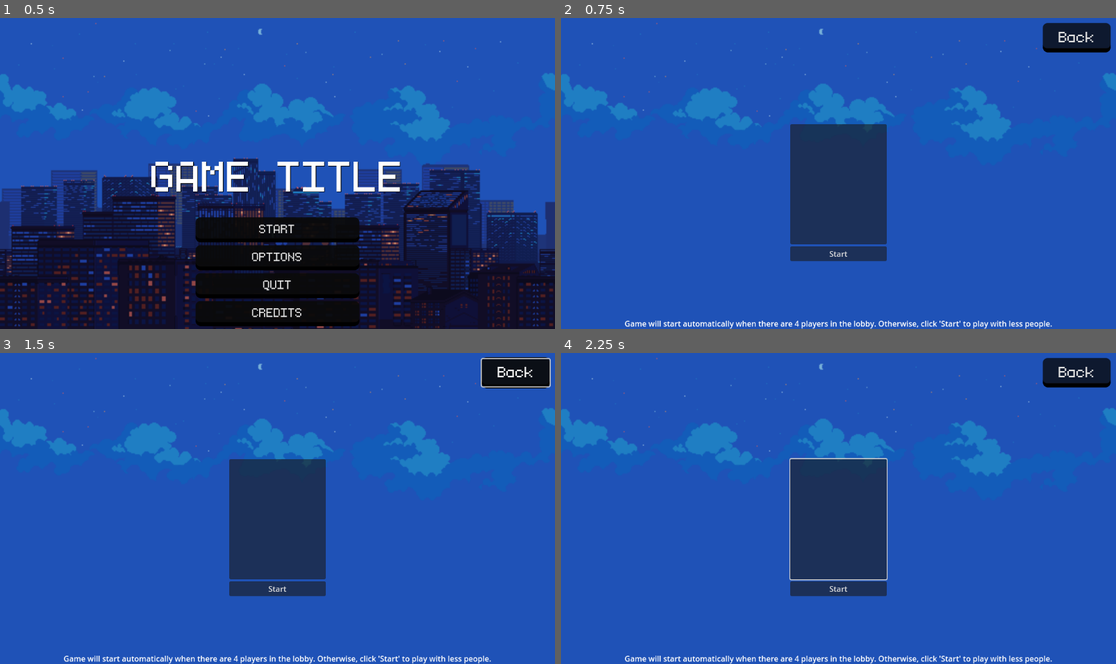
Above: before the commit, frames 1-4 (two rows, left to right).
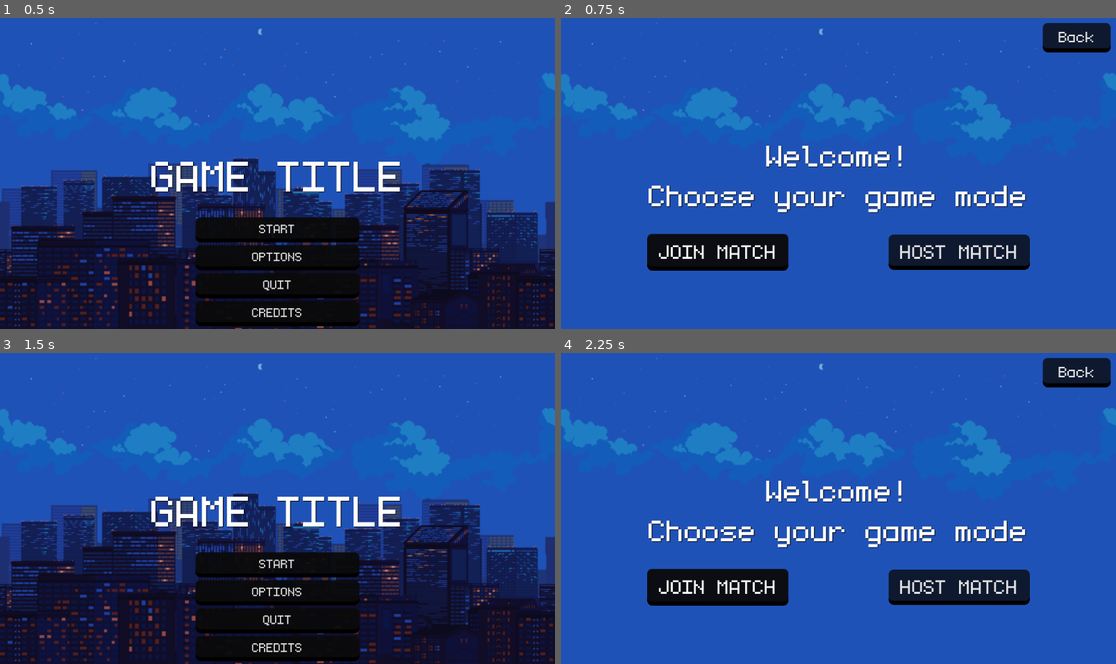
Above: after the commit, the same moments.

Repository: ChrisJacobs2/490-Senior-Capstone
Game: Godot game, scene res://start_menu.tscn
Two runs of this game, one before a commit and one after it. Both use one fixed random seed, a clock stepped at 60 frames per second and the inputs below. The engine's default icon, where the game draws it, is replaced by a stand-in: a white triangle on a blue panel in a dark square.
Inputs (mouse positions are in pixels of both pictures, inside the frame that each line leads up to):
- Up to frame 1 (0.5 s): no input
- Up to frame 2 (0.75 s): click "START" at 0.5 s
- Up to frame 3 (1.5 s): click "Back" at 1.25 s
- Up to frame 4 (2.25 s): click (838, 564) at 2 s, where only the run after the commit has a clickable "START"

Frame 1 is identical in both runs. In frame 2, 16% of the frame differs, in the area x 11-89%, y 34-100%; in frame 3, 51%, in the area x 0-100%, y 1-100%; in frame 4, 16%.
Error before the commit: Parse Error: Too few arguments for "load_game()" call. Expected at least 1 but received 0. (res://lobby_menu.gd:121)

Commit message:
worked more on switching scenes. I am considering instancing the character selection scene in the lobby_menu scene

Diff:
--- a/Godot_Project/lobby_menu.gd
+++ b/Godot_Project/lobby_menu.gd
@@ -118,7 +118,7 @@
 	host_game()
 
 func _on_start_game_pressed():
-	load_game()
+	load_game.rpc("res://character_selection.tscn")
 	pass # Replace with function body.
 
 
